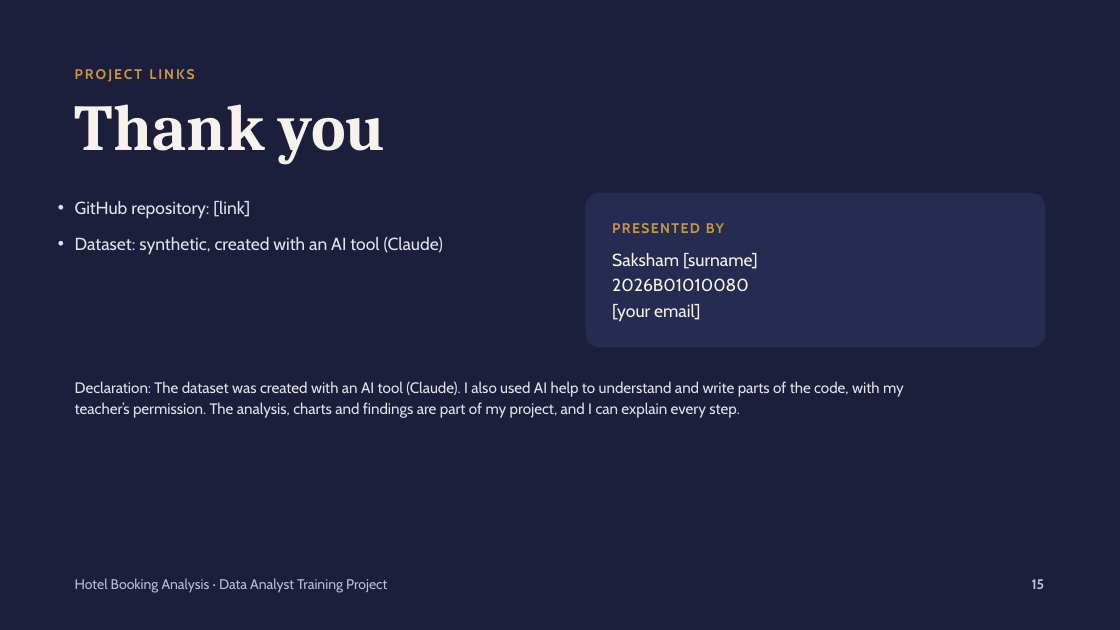
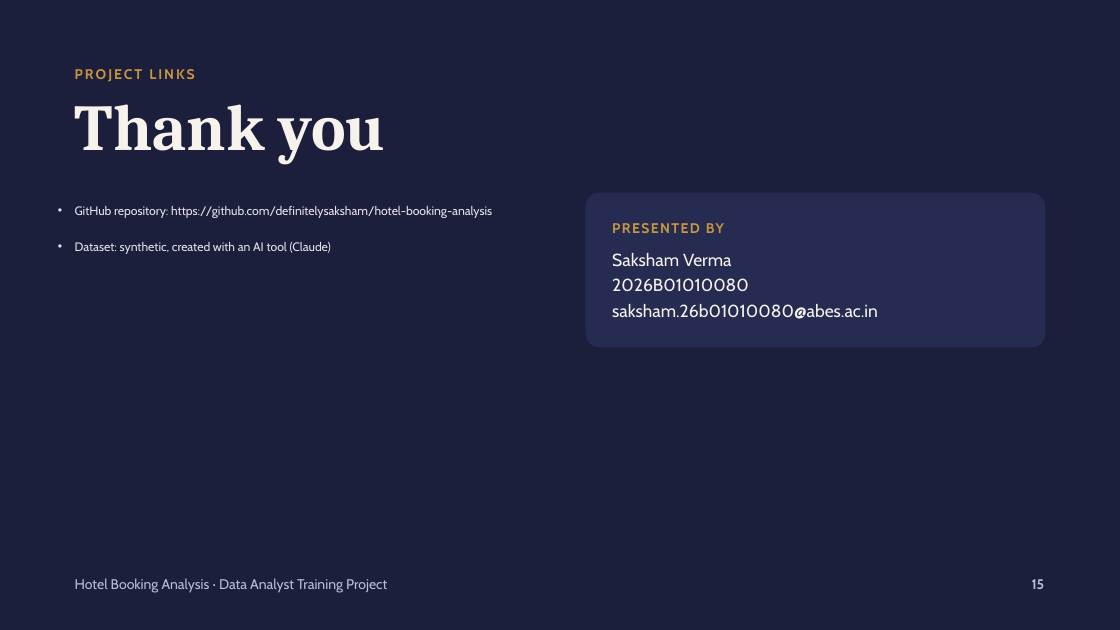
Before and after one commit to definitelysaksham/hotel-booking-analysis, a slide deck: slide 15 of documents/Hotel Booking Analysis.pptx. Drawn at 1120x630 pixels with LibreOffice and Linux fonts; fonts in the diff are those of the drawing. Boxes give left, top, right and bottom in pixels: in the first picture for what was removed or moved away, otherwise in the second. Text is boxed around its words. In the diff, an @@ line names an element or a change of style, - is before the commit and + after.

Commit message:
fixed pptx file

```diff
--- a/documents/Hotel Booking Analysis.pptx
+++ b/documents/Hotel Booking Analysis.pptx
@@ text at [75, 206, 492, 218]: text changed; size 15 to 10.5 pt @@
-• GitHub repository: [link]
+• GitHub repository: https://github.com/definitelysaksham/hotel-booking-analysis
@@ text at [75, 242, 331, 254]: size 15 to 10.5 pt in "Dataset: synthetic, created with an AI tool ..." @@
@@ text at [612, 253, 732, 266]: text changed @@
-Saksham [surname]
+Saksham Verma
@@ text at [612, 304, 878, 319]: text changed @@
-[your email]
+saksham.26b01010080@abes.ac.in
@@ text removed at [75, 381, 904, 418] @@
-Declaration: The dataset was created with an AI tool (Claude). I also used AI help to understand and write parts of the code, with my teacher’s permission. The analysis, charts and findings are part of my project, and I can explain every step.
```
Also in this commit, not shown: 1 other slide changed, 1 other file.
